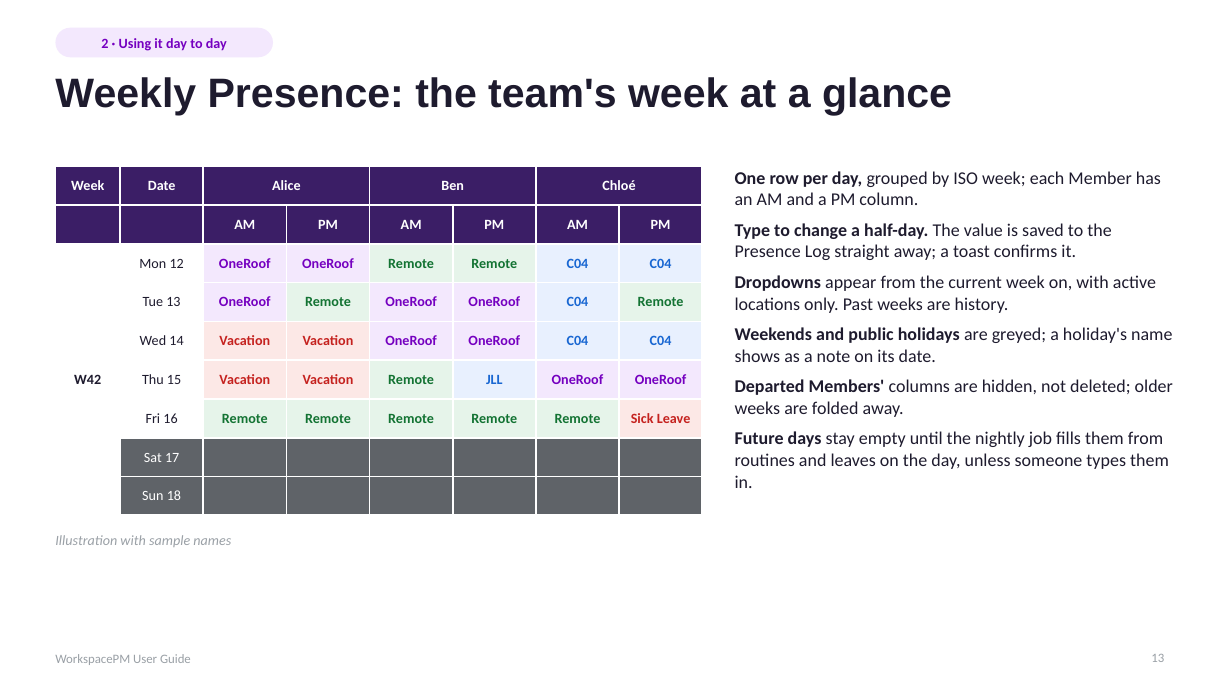
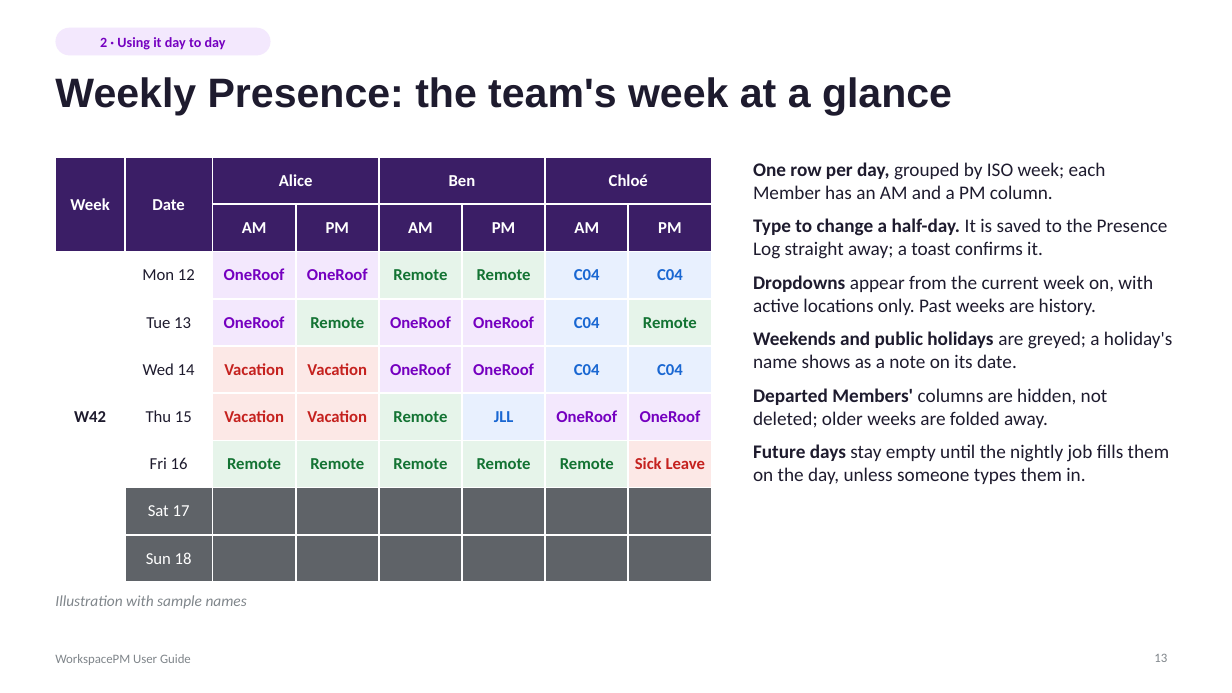
Before and after one commit to hugoglvs/WorkspaceTM, a slide deck: slide 13 of docs/WorkspacePM User Guide.pptx. Drawn at 1232x693 pixels with LibreOffice and Linux fonts; fonts in the diff are those of the drawing. Boxes give left, top, right and bottom in pixels: in the first picture for what was removed or moved away, otherwise in the second. Text is boxed around its words. In the diff, an @@ line names an element or a change of style, - is before the commit and + after.

```diff
--- a/docs/WorkspacePM User Guide.pptx
+++ b/docs/WorkspacePM User Guide.pptx
@@ rounded rectangle "2 · Using it day ..." at box(55, 28, 271, 55): proportions changed @@
@@ table at box(55, 157, 712, 568) @@
@@ size 11 to 13 pt @@
@@ table: place and size @@
-table at box(55, 166, 702, 504)
+table at box(55, 157, 712, 568)
@@ text at box(753, 162, 1172, 428): size 14 to 15 pt in "One row per day, grouped by ISO ...", "Dropdowns appear from the current week on, ...", "Weekends and public holidays are greyed; a ...", "Departed Members' columns are hidden, not deleted; ..."; more space between paragraphs @@
@@ text "One row per day, grouped ...": place and size @@
-text "One row per day, grouped ..." at box(735, 171, 1173, 488)
+text "One row per day, grouped ..." at box(753, 162, 1172, 484)
@@ text at box(753, 218, 1168, 259): text changed; size 14 to 15 pt @@
-• Type to change a half-day. The value is saved to the Presence Log straight away; a toast confirms it.
+• Type to change a half-day. It is saved to the Presence Log straight away; a toast confirms it.
@@ text at box(753, 444, 1169, 484): text changed; size 14 to 15 pt @@
-• Future days stay empty until the nightly job fills them from routines and leaves on the day, unless someone types them in.
+• Future days stay empty until the nightly job fills them on the day, unless someone types them in.
@@ text "Illustration with sample names": place and size @@
-text "Illustration with sample names" at box(55, 535, 231, 547)
+text "Illustration with sample names" at box(55, 595, 247, 609)
@@ text "Illustration with sample names" at box(55, 595, 247, 609): size 11 to 12 pt, text colour #9AA0A6 to #80868B @@
@@ text "WorkspacePM User Guide" at box(55, 654, 191, 665): text colour #9AA0A6 to #80868B @@
@@ page number at box(1154, 654, 1167, 662): text colour #9AA0A6 to #80868B @@
```
Also in this commit, not shown: 50 other slides changed, 1 slide added, 27 other files.
